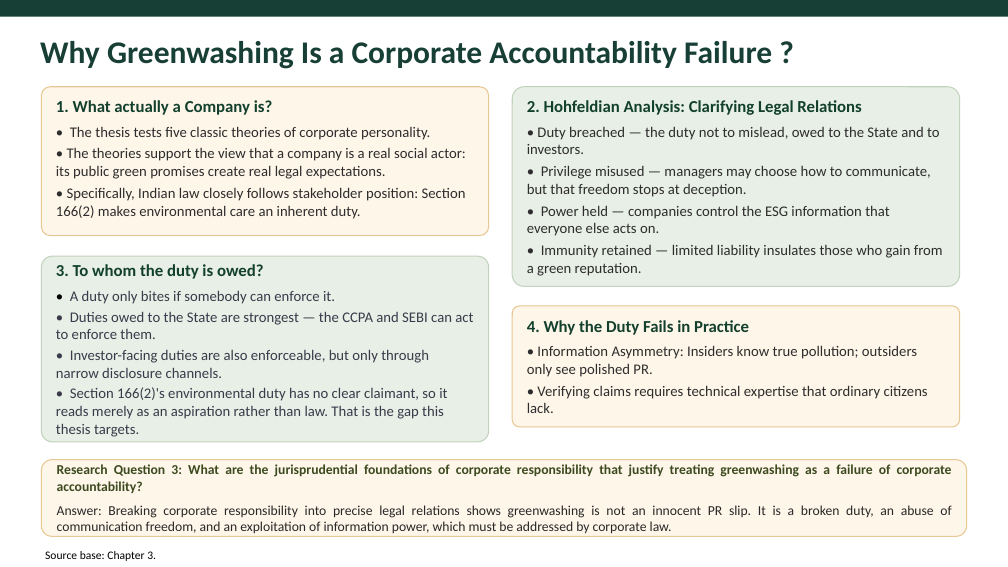
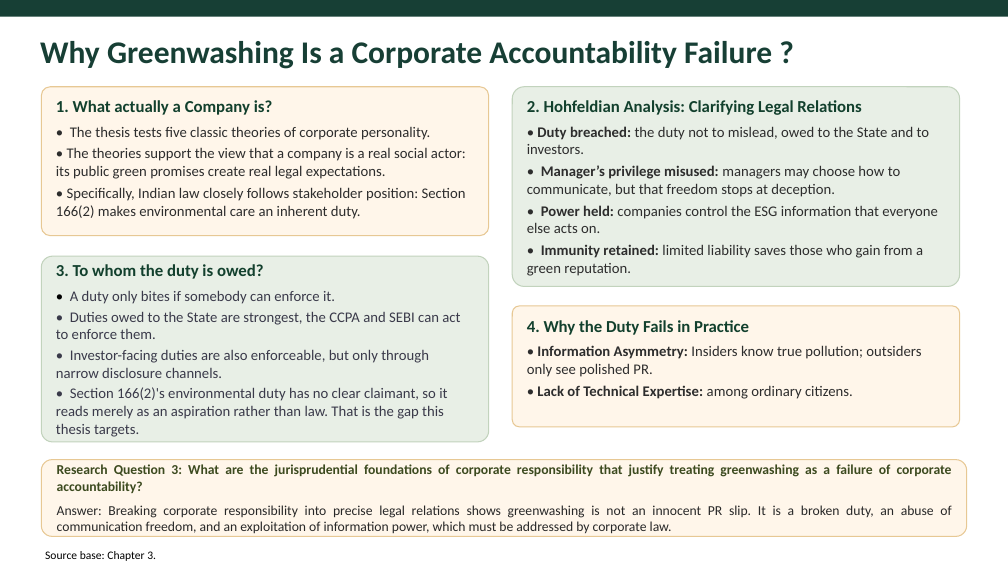
Before and after one commit to atul516/Final-VIva, a slide deck: slide 12 of Thesis Defence Presentation Final.pptx. Drawn at 1008x567 pixels with LibreOffice and Linux fonts; fonts in the diff are those of the drawing. Boxes give left, top, right and bottom in pixels: in the first picture for what was removed or moved away, otherwise in the second. Text is boxed around its words. In the diff, an @@ line names an element or a change of style, - is before the commit and + after.

```diff
--- a/Thesis Defence Presentation Final.pptx
+++ b/Thesis Defence Presentation Final.pptx
@@ text at <box>527,126,938,276</box>: text changed @@
-• Duty breached — the duty not to mislead, owed to the State and to investors.
-• Privilege misused — managers may choose how to communicate, but that freedom stops at deception.
-• Power held — companies control the ESG information that everyone else acts on.
-• Immunity retained — limited liability insulates those who gain from a green reputation.
+• Duty breached: the duty not to mislead, owed to the State and to investors.
+• Manager’s privilege misused: managers may choose how to communicate, but that freedom stops at deception.
+• Power held: companies control the ESG information that everyone else acts on.
+• Immunity retained: limited liability saves those who gain from a green reputation.
@@ text at <box>56,312,460,339</box>: text changed @@
-• Duties owed to the State are strongest — the CCPA and SEBI can act to enforce them.
+• Duties owed to the State are strongest, the CCPA and SEBI can act to enforce them.
@@ text at <box>527,345,921,377</box>: bold on in "Information Asymmetry:" @@
@@ text at <box>537,385,853,399</box>: text changed; bold on @@
-• Verifying claims requires technical expertise that ordinary citizens lack.
+• Lack of Technical Expertise: among ordinary citizens.
```
Also in this commit, not shown: 4 other slides changed, 1 other file.
